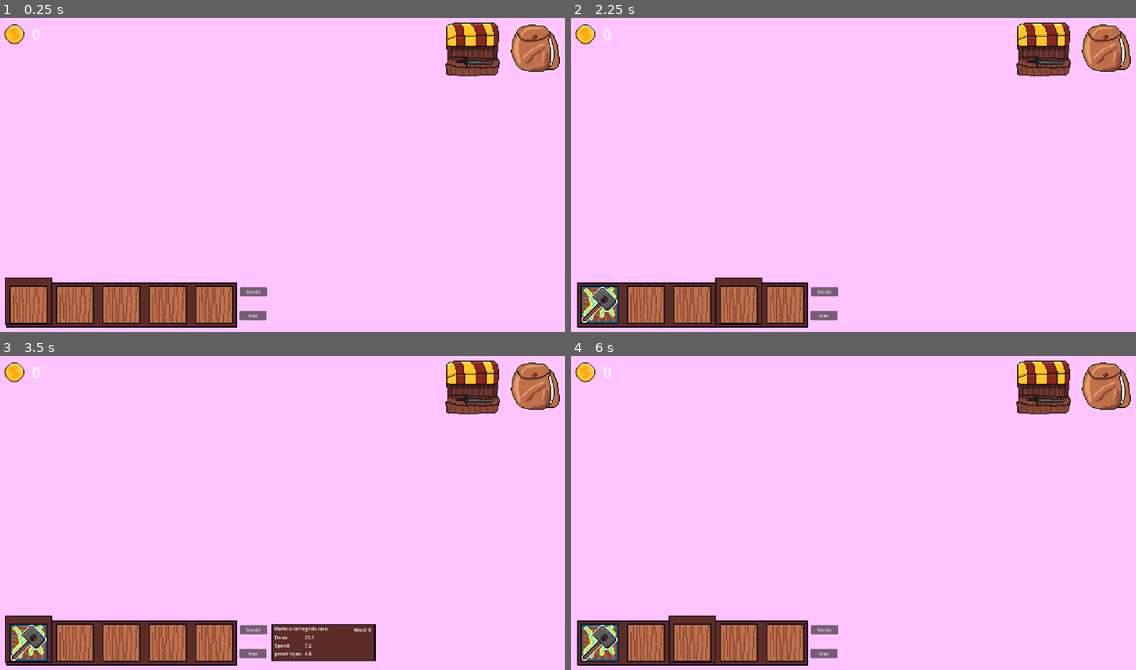
Above: before the commit, frames 1-4 (two rows, left to right).
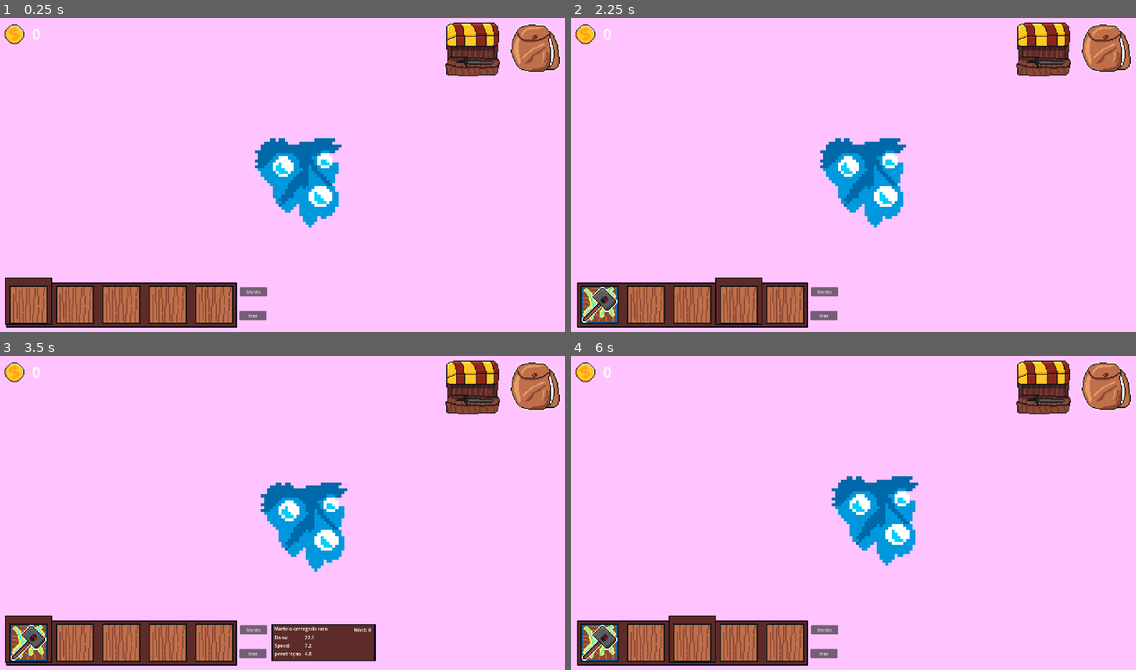
Above: after the commit, the same moments.

Repository: AugustoRemus/JogoNomeIndefinido
Game: Godot game, scene res://cenas/node_2d.tscn
The game is run twice, just before and just after one commit, with the same random seed, the same clock (stepped at 60 frames per second) and the same inputs.
Inputs (mouse positions are in pixels of both pictures, inside the frame that each line leads up to):
- Up to frame 1 (0.25 s): no input
- Up to frame 2 (2.25 s): click (1045, 46) at 0.5 s; click (1102, 46) at 1.25 s; tap Enter at 2 s; hold E (itemDireita) from 2.03 s (still down); tap A (a, bound only after the commit) at 2.1 s
- Up to frame 3 (3.5 s): tap D (d, bound only after the commit) at 2.3, 2.85 s; tap Space at 2.75 s; release E (itemDireita) at 2.78 s; hold Q (itemEsquerda) from 2.78 s (still down); tap S (s, bound only after the commit) at 3.05 s
- Up to frame 4 (6 s): tap Enter at 3.5, 5 s; release Q (itemEsquerda) at 3.53 s; hold E (itemDireita) 3.53-5.03 s; tap S (s, bound only after the commit) at 3.6 s; tap W (w, bound only after the commit) at 3.8, 4.35 s; tap Space at 4.25, 5.75 s; tap A (a, bound only after the commit) at 4.55, 5.1 s; hold Q (itemEsquerda) from 5.03 s (still down); tap D (d, bound only after the commit) at 5.3, 5.85 s

The runs differ from the first frame. In frame 1, 2.9% of the frame differs, in the area x 45-61%, y 38-67%; in frame 2, 2.9%; in frame 3, 2.9%; in frame 4, 3.0%, in the area x 46-62%, y 38-67%.

Commit message:
inicio player

Diff:
--- a/cenas/node_2d.tscn
+++ b/cenas/node_2d.tscn
@@ -18,6 +18,7 @@
 [ext_resource type="Resource" uid="uid://cxxt0glyxk6pt" path="res://armasComponents/armasTipo/bastao.tres" id="15_rg0tt"]
 [ext_resource type="Resource" uid="uid://b4excpcbuifo1" path="res://armasComponents/armasTipo/cimitarra.tres" id="16_g5cx4"]
 [ext_resource type="Resource" uid="uid://de046n8abri1d" path="res://armasComponents/armasTipo/martelo.tres" id="17_11s8w"]
+[ext_resource type="PackedScene" uid="uid://btkrj876math0" path="res://cenas/player.tscn" id="19_doc7j"]
 
 [node name="Node2D" type="Node2D"]
 script = ExtResource("1_8xjeu")
@@ -73,5 +74,8 @@
 [node name="Inventario_Iu" parent="." instance=ExtResource("6_ktj2e")]
 visible = false
 
+[node name="Player" parent="." instance=ExtResource("19_doc7j")]
+position = Vector2(6, 2)
+
 [connection signal="pressed" from="CanvasLayer/GridContainer/abrirLoja" to="." method="_on_abrir_loja_pressed"]
 [connection signal="pressed" from="CanvasLayer/GridContainer/AbrirInventario" to="." method="_on_abrir_inventario_pressed"]
--- /dev/null
+++ b/cenas/player.tscn
@@ -0,0 +1,19 @@
+[gd_scene load_steps=4 format=3 uid="uid://btkrj876math0"]
+
+[ext_resource type="Texture2D" uid="uid://cb20d4iffks23" path="res://aceets/jogoui/elemento/aguaa.png" id="1_prw0m"]
+[ext_resource type="Script" path="res://scripts/movment.gd" id="2_jicei"]
+
+[sub_resource type="CircleShape2D" id="CircleShape2D_m0swo"]
+radius = 2.82843
+
+[node name="Player" type="CharacterBody2D"]
+
+[node name="Sprite2D" type="Sprite2D" parent="."]
+texture = ExtResource("1_prw0m")
+
+[node name="Movment" type="Node2D" parent="."]
+script = ExtResource("2_jicei")
+speed = 30
+
+[node name="CollisionShape2D" type="CollisionShape2D" parent="."]
+shape = SubResource("CircleShape2D_m0swo")
--- a/project.godot
+++ b/project.godot
@@ -47,6 +47,26 @@
 "events": [Object(InputEventKey,"resource_local_to_scene":false,"resource_name":"","device":-1,"window_id":0,"alt_press …(192 unchanged characters)…
 ]
 }
+w={
+"deadzone": 0.5,
+"events": [Object(InputEventKey,"resource_local_to_scene":false,"resource_name":"","device":-1,"window_id":0,"alt_pressed":false,"shift_pressed":false,"ctrl_pressed":false,"meta_pressed":false,"pressed":false,"keycode":0,"physical_keycode":87,"key_label":0,"unicode":119,"location":0,"echo":false,"script":null)
+]
+}
+a={
+"deadzone": 0.5,
+"events": [Object(InputEventKey,"resource_local_to_scene":false,"resource_name":"","device":-1,"window_id":0,"alt_pressed":false,"shift_pressed":false,"ctrl_pressed":false,"meta_pressed":false,"pressed":false,"keycode":0,"physical_keycode":65,"key_label":0,"unicode":97,"location":0,"echo":false,"script":null)
+]
+}
+s={
+"deadzone": 0.5,
+"events": [Object(InputEventKey,"resource_local_to_scene":false,"resource_name":"","device":-1,"window_id":0,"alt_pressed":false,"shift_pressed":false,"ctrl_pressed":false,"meta_pressed":false,"pressed":false,"keycode":0,"physical_keycode":83,"key_label":0,"unicode":115,"location":0,"echo":false,"script":null)
+]
+}
+d={
+"deadzone": 0.5,
+"events": [Object(InputEventKey,"resource_local_to_scene":false,"resource_name":"","device":-1,"window_id":0,"alt_pressed":false,"shift_pressed":false,"ctrl_pressed":false,"meta_pressed":false,"pressed":false,"keycode":0,"physical_keycode":68,"key_label":0,"unicode":100,"location":0,"echo":false,"script":null)
+]
+}
 
 [rendering]
 
--- /dev/null
+++ b/scripts/movment.gd
@@ -0,0 +1,18 @@
+extends Node2D
+
+@onready var player: CharacterBody2D = $".."
+
+@export var speed: int
+
+
+
+func getInput():
+	var input_dir = Input.get_vector("a","d","w","s")#.normalized()
+	player.velocity = input_dir * speed
+
+
+
+func _physics_process(delta: float) -> void:
+	getInput()
+	player.move_and_slide()
+	print(player.velocity)
Not shown: 1 places in cenas/node_2d.tscn that only renumber resources
